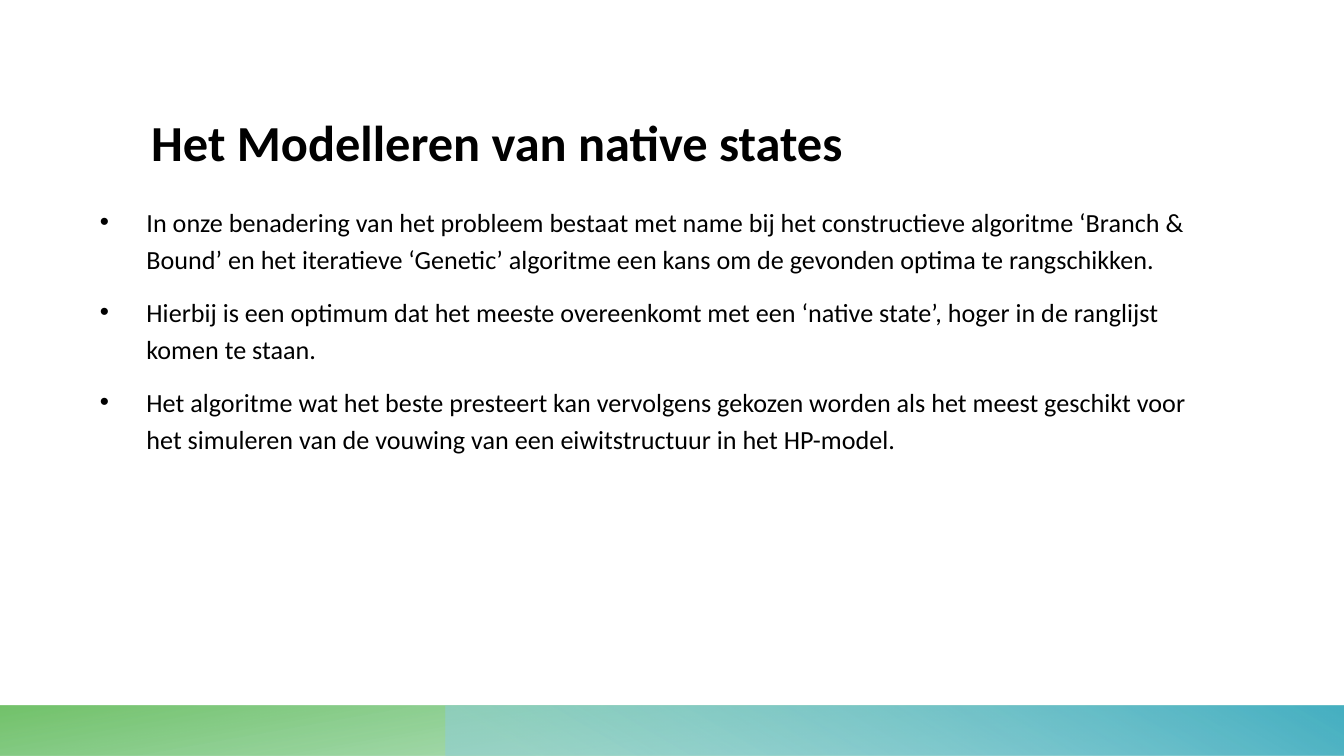
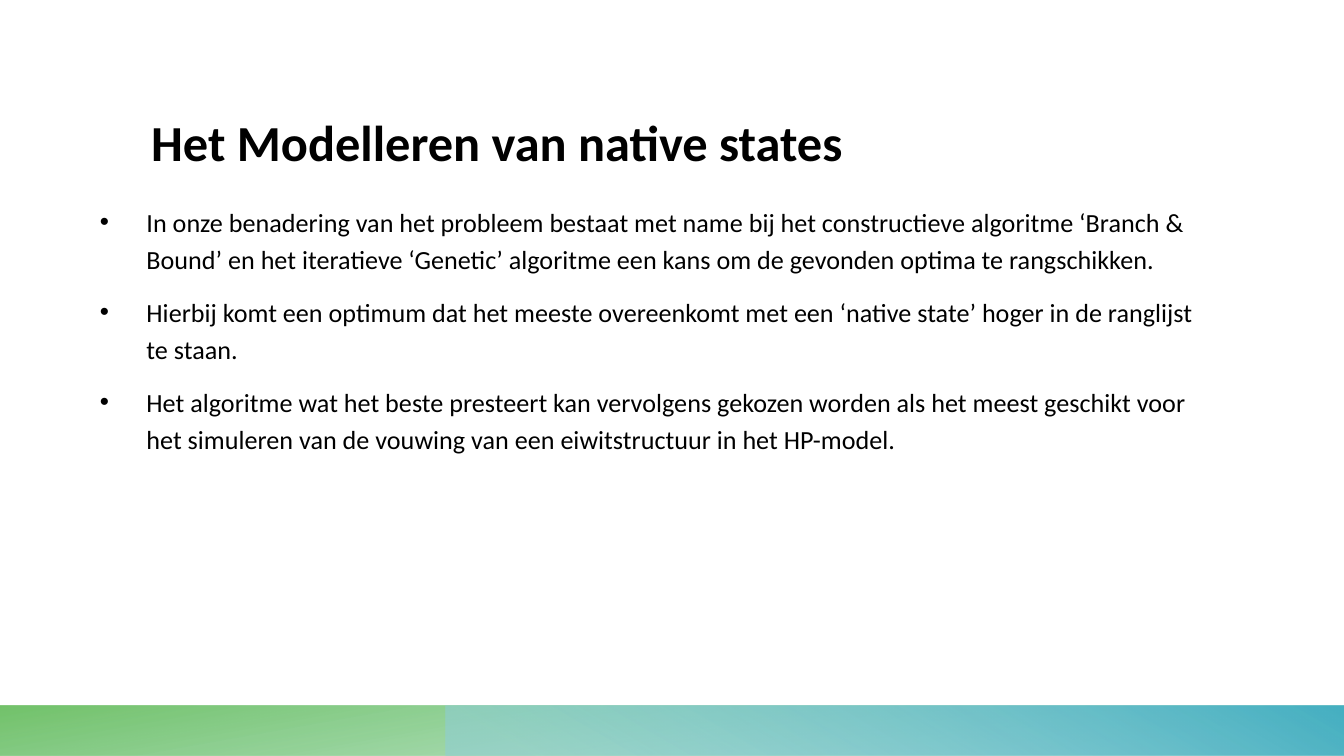
Before and after one commit to 10639780/proti, a slide deck: slide 16 of presentatie/protidefpres.pptx. Drawn at 1344x756 pixels with LibreOffice and Linux fonts; fonts in the diff are those of the drawing. Boxes give left, top, right and bottom in pixels: in the first picture for what was removed or moved away, otherwise in the second. Text is boxed around its words. In the diff, an @@ line names an element or a change of style, - is before the commit and + after.

```diff
--- a/presentatie/protidefpres.pptx
+++ b/presentatie/protidefpres.pptx
@@ text at (146, 303, 1192, 360): text changed @@
-• Hierbij is een optimum dat het meeste overeenkomt met een ‘native state’, hoger in de ranglijst komen te staan.
+• Hierbij komt een optimum dat het meeste overeenkomt met een ‘native state’ hoger in de ranglijst te staan.
```
Also in this commit, not shown: 1 other slide changed.
